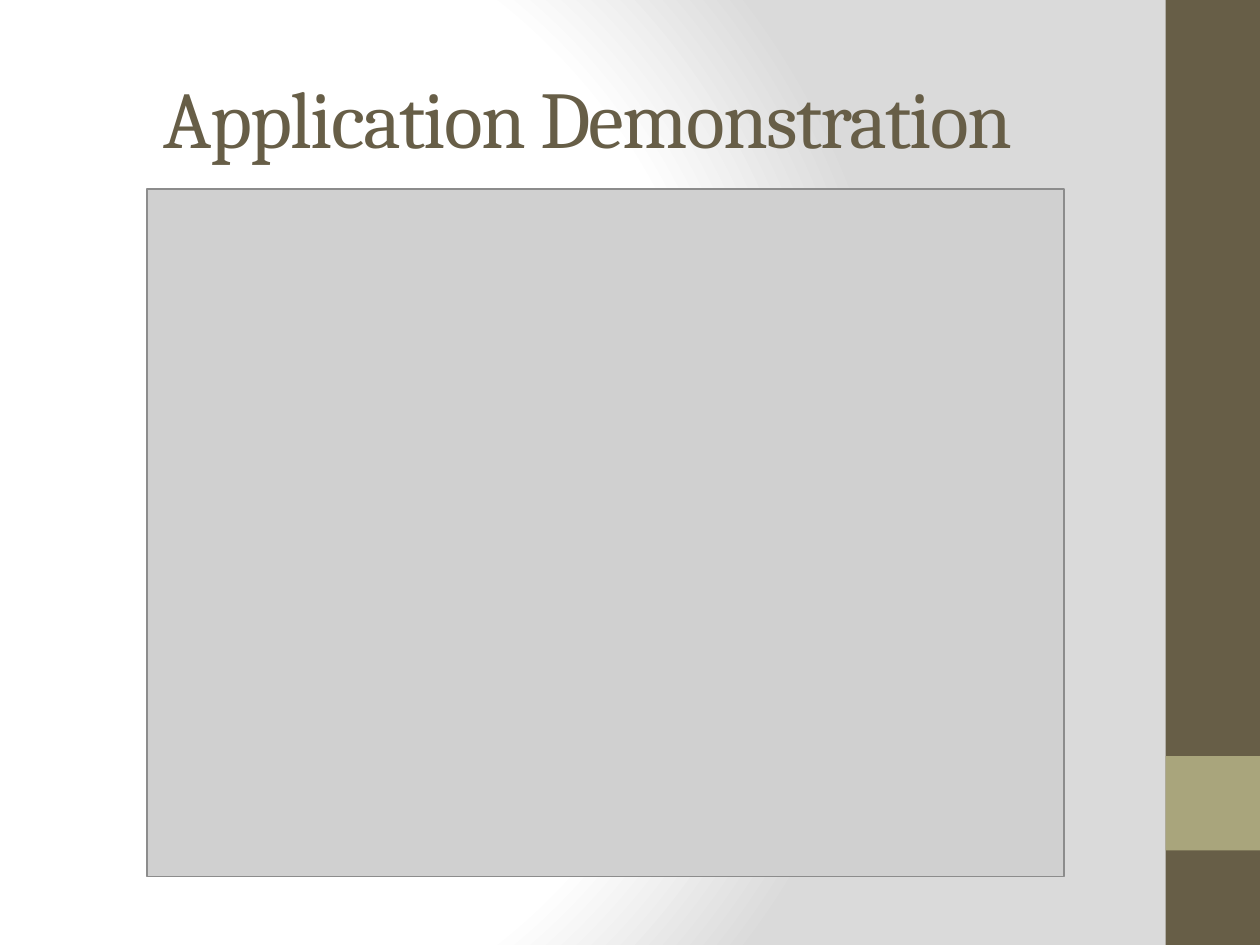
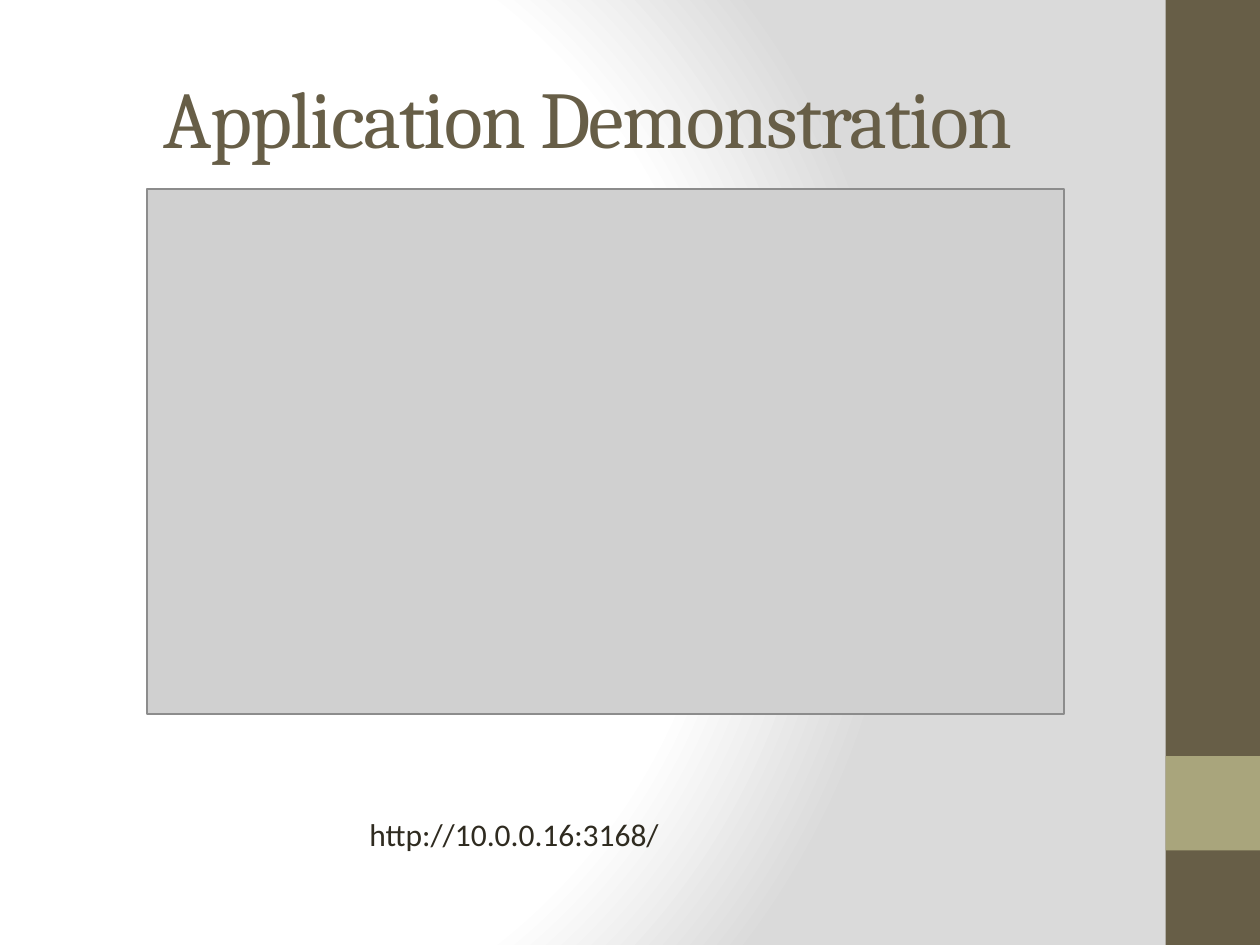
Before and after one commit to nycdatasci/bootcamp006_project, a slide deck: slide 11 of Project2-Shiny/Samriddhi_Twiiter_Analysis/Twitter Analysis.pptx. Drawn at 1260x945 pixels with LibreOffice and Linux fonts; fonts in the diff are those of the drawing; grey boxes stand for pictures. Boxes give left, top, right and bottom in pixels: in the first picture for what was removed or moved away, otherwise in the second. Text is boxed around its words. In the diff, an @@ line names an element or a change of style, - is before the commit and + after.

Commit message:
shiny Sam

```diff
--- a/Project2-Shiny/Samriddhi_Twiiter_Analysis/Twitter Analysis.pptx
+++ b/Project2-Shiny/Samriddhi_Twiiter_Analysis/Twitter Analysis.pptx
@@ picture: place and size @@
-picture at (147,189,1065,877)
+picture at (147,189,1065,714)
@@ text added at (369,824,658,851), 18 pt, text #2F2B20 @@
+http://10.0.0.16:3168/
```
